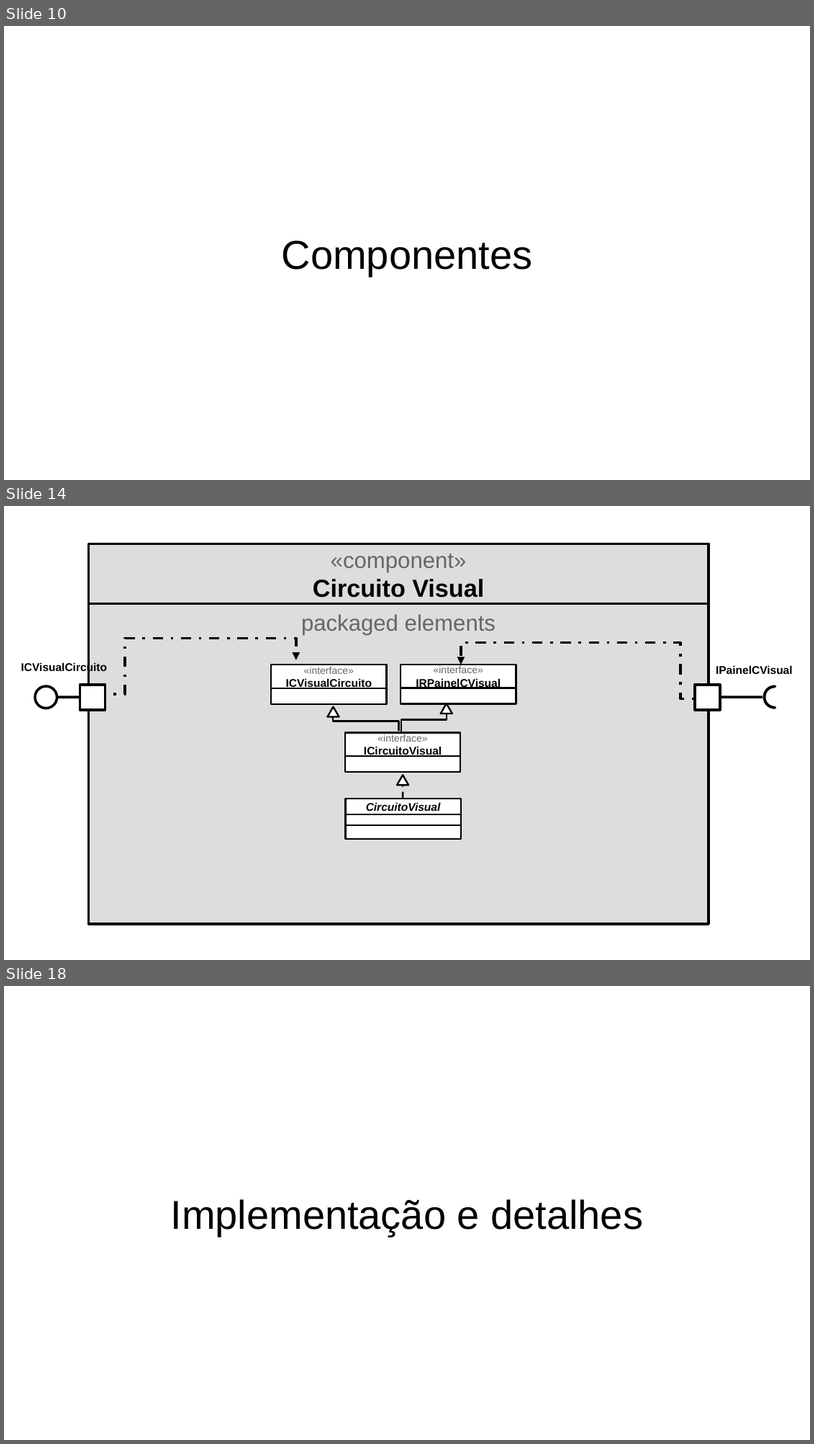
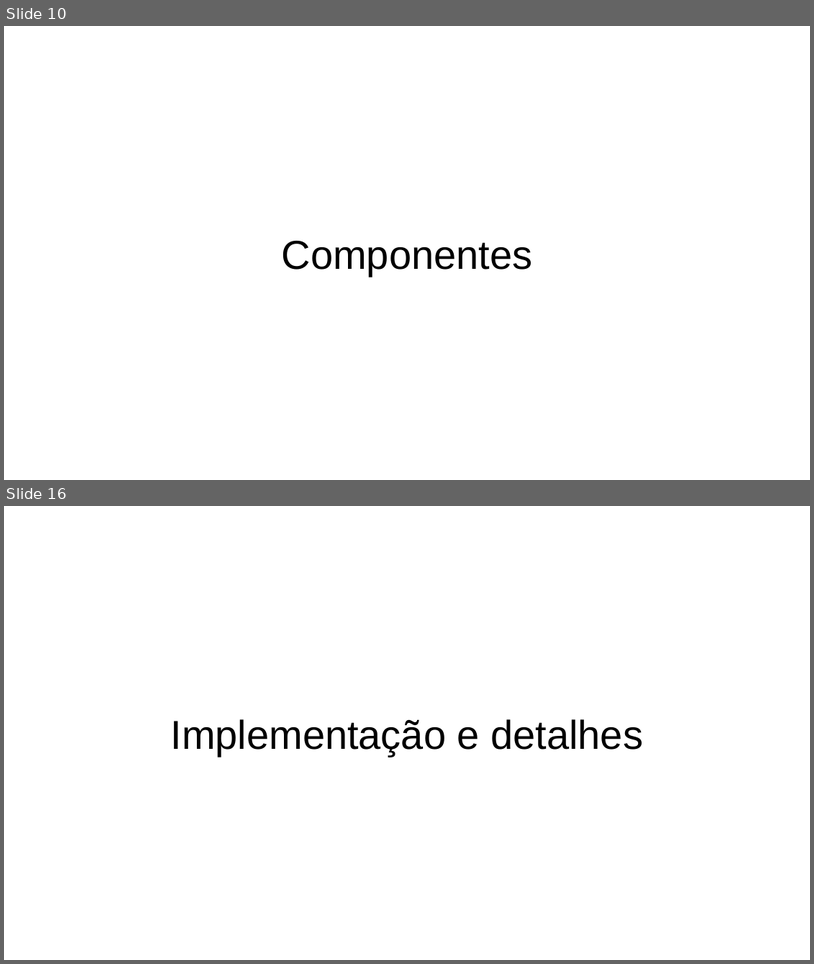
Before and after one commit to randersonLemos/peixonauta, a slide deck: lab07/assets/apresentacao_1.odp. Shown one above the other, each under a label of ours: slides 10, 14 and 18 before the commit, slides 10 and 16 after it; the slides between them are not shown. The pictures are 814x1444 and 814x964 pixels, drawn with LibreOffice and Linux fonts; fonts in the diff are those of the drawing. Boxes give left, top, right and bottom in pixels: in the first picture for what was removed or moved away, otherwise in the second. Text is boxed around its words. In the diff, an @@ line names an element or a change of style, - is before the commit and + after.

```diff
--- a/lab07/assets/apresentacao_1.odp
+++ b/lab07/assets/apresentacao_1.odp
@@ slide 14 removed at <box>4,506,810,960</box>, background #FFFFFF @@
@@ rectangle removed at <box>89,544,709,605</box> @@
-«component»
-Circuito Visual
@@ rectangle removed at <box>89,604,709,924</box> @@
-packaged elements
@@ freeform shape removed at <box>113,638,296,695</box> @@
@@ freeform shape removed at <box>461,642,695,699</box> @@
@@ text removed at <box>21,662,107,673</box> @@
-ICVisualCircuito
@@ rectangle removed at <box>271,665,386,689</box> @@
-«interface»
-ICVisualCircuito
@@ rectangle removed at <box>401,664,516,688</box> @@
-«interface»
-IRPainelCVisual
@@ text removed at <box>716,665,793,674</box> @@
-IPainelCVisual
@@ ellipse removed at <box>35,686,57,708</box> @@
@@ line removed from (98, 697) to (57, 697) @@
@@ rectangle removed at <box>80,685,105,709</box> @@
@@ rectangle removed at <box>271,688,386,705</box> @@
@@ rectangle removed at <box>401,687,516,703</box> @@
@@ rectangle removed at <box>695,685,720,709</box> @@
@@ line removed from (710, 697) to (763, 697) @@
@@ freeform shape removed at <box>764,687,776,708</box> @@
@@ freeform shape removed at <box>327,707,339,716</box> @@
@@ freeform shape removed at <box>333,709,399,730</box> @@
@@ freeform shape removed at <box>401,703,448,733</box> @@
@@ freeform shape removed at <box>441,703,453,713</box> @@
@@ rectangle removed at <box>345,733,460,757</box> @@
-«interface»
-ICircuitoVisual
@@ rectangle removed at <box>345,756,460,772</box> @@
@@ freeform shape removed at <box>398,775,409,784</box> @@
@@ line removed from (403, 785) to (403, 801) @@
@@ rectangle removed at <box>346,799,461,815</box> @@
-CircuitoVisual
@@ rectangle removed at <box>346,814,461,824</box> @@
@@ rectangle removed at <box>346,824,461,838</box> @@
@@ what was slide 18 is now slide 16 @@
```
Also in this commit, not shown: 10 slides changed, 1 slide added, 2 other slides removed, 2 other files.
